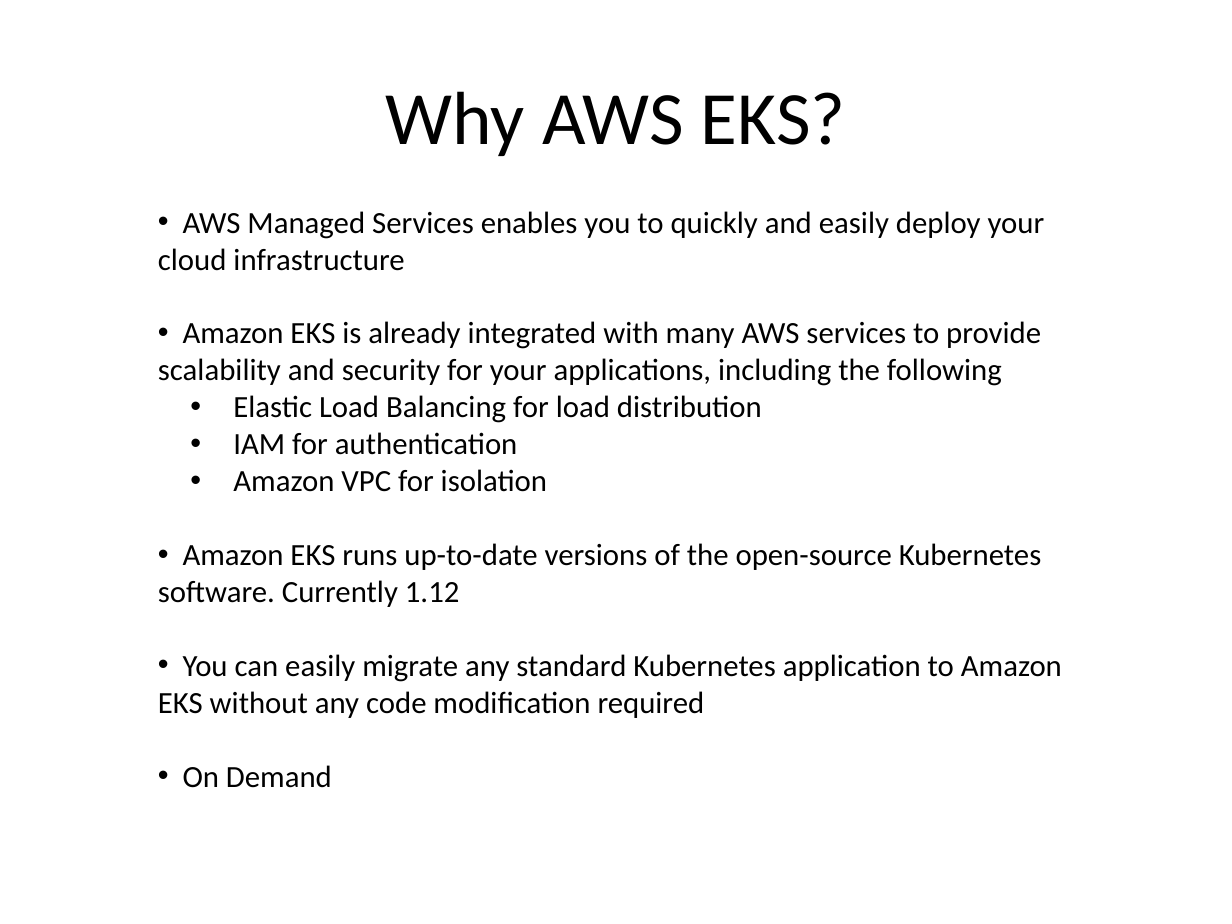
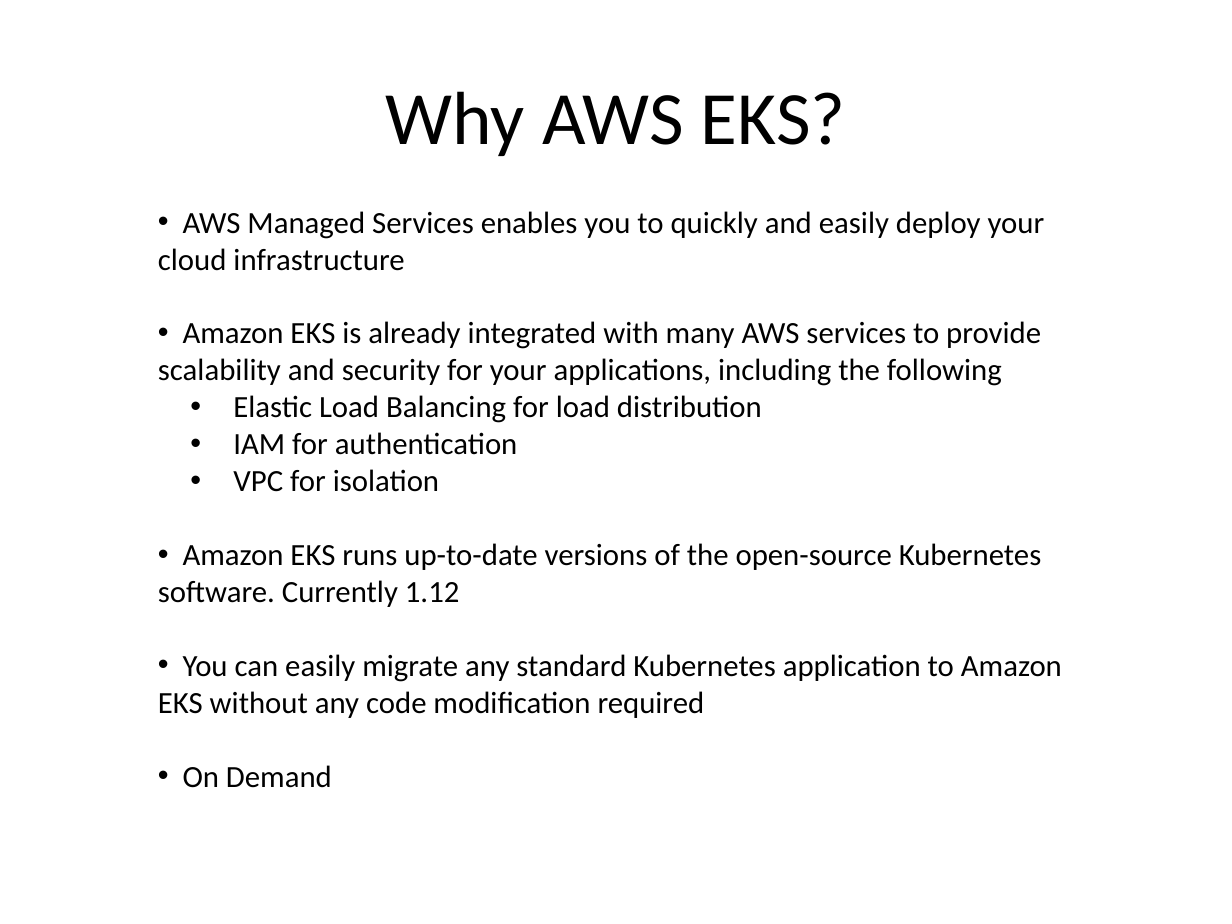
Before and after one commit to kskalvar/aws-eks-cluster-quickstart, a slide deck: slide 4 of slides/AWS-EKS-Cluster-Quickstart.pptx. Drawn at 1232x924 pixels with LibreOffice and Linux fonts; fonts in the diff are those of the drawing; background and template pictures are left out. Boxes give left, top, right and bottom in pixels: in the first picture for what was removed or moved away, otherwise in the second. Text is boxed around its words. In the diff, an @@ line names an element or a change of style, - is before the commit and + after.

```diff
--- a/slides/AWS-EKS-Cluster-Quickstart.pptx
+++ b/slides/AWS-EKS-Cluster-Quickstart.pptx
@@ text at (x1=233, y1=469, x2=439, y2=492): text changed @@
-  • Amazon VPC for isolation
+  • VPC for isolation
```
Also in this commit, not shown: 6 other slides changed.
